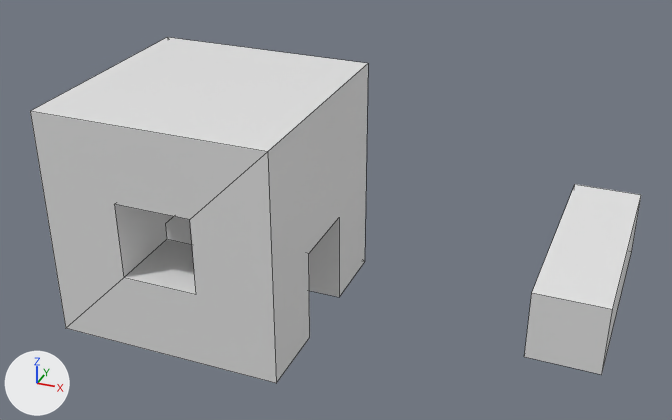
Before and after pictures for a commit that changed the Blender file BLENDER/simple house model/smallhouse.blend.
Before and after are seen from a 50 mm camera at (10.93, -18.87, 10.98) aimed at (2.55, 1.92, -0.87). Lighting does not change. The marker at lower left points along +X, +Y and +Z. Mesh edges are drawn as thin lines.
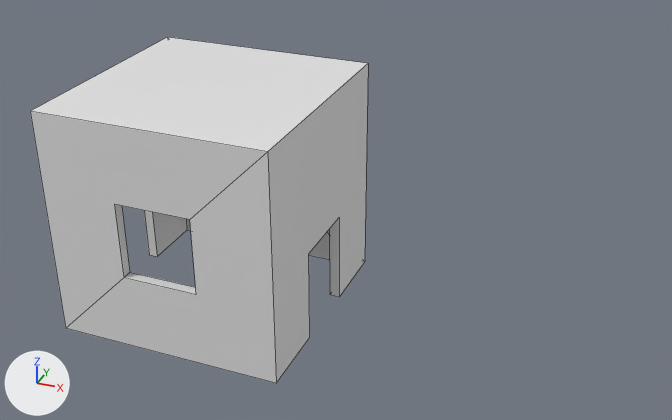
Commit message: vacanted the space

Changed parts and their boxes (x1, y1, x2, y2) in the pictures (672 x 420 px):
'Cube.001', deleted: before (524, 184, 641, 375)
part 1 of me_cube, built on: (114, 204, 339, 297) in both

The change, as a diff of the scene's bpy script:
```diff
--- a/BLENDER/simple house model/smallhouse.blend.py
+++ b/BLENDER/simple house model/smallhouse.blend.py
@@ me_cube @@
 # used by ob_cube; location = (0.0, 0.0, 0.0); scale = (3.01, 3.01, 3.01)
-me_cube.from_pydata(...)  # 32 vertices, 18 faces; spans x -1.0..1.0, y -1.0..1.0, z -1.0..1.0
+me_cube.from_pydata(...)  # 48 vertices, 30 faces; spans x -1.0..1.0, y -1.0..1.0, z -1.0..1.0
+# me_cube part 1
+# 8 vertices are removed from x -0.33..0.33, y -0.33..0.33, z -0.33..-0.18
+# 11 faces are deleted
+# 24 vertices are added at x -0.91..0.91, y -0.91..0.91, z -1.0..0.91
+# 23 new faces join them
 me_cube.materials.append(mat_material)
@@ ob_cube_001 @@
-ob_cube_001 = bpy.data.objects.new('Cube.001', me_cube_002)
-ob_cube_001.location = (9.08, 4.78, -2.9)
-ob_cube_001.scale = (1.0, 3.35, 1.0)
```
